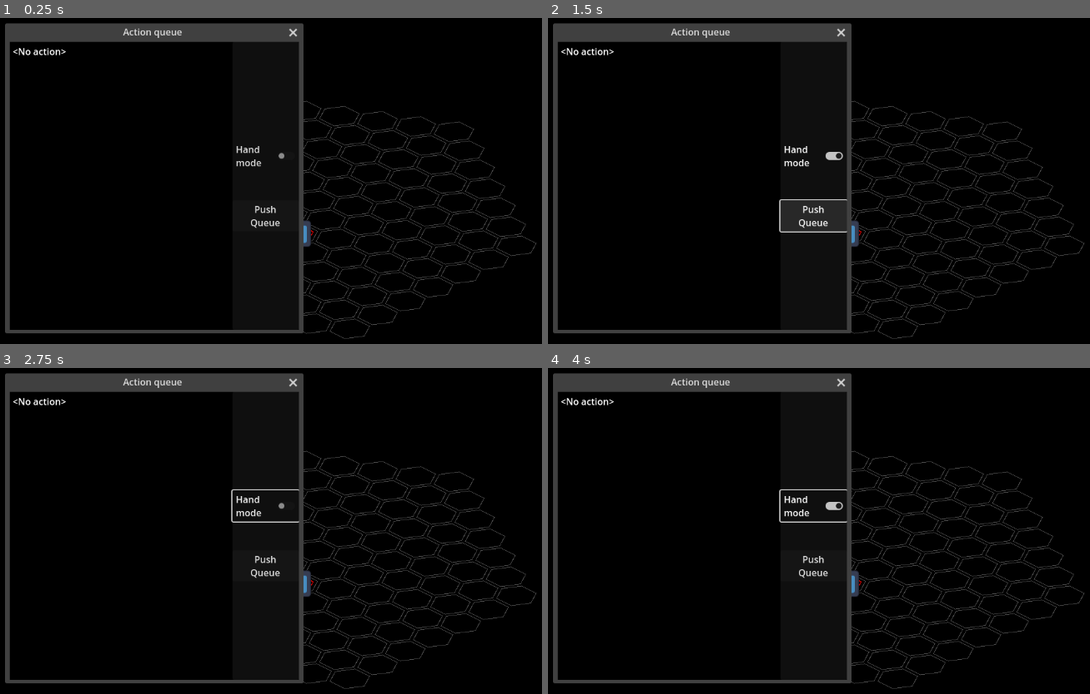
Above: before the commit, frames 1-4 (two rows, left to right).
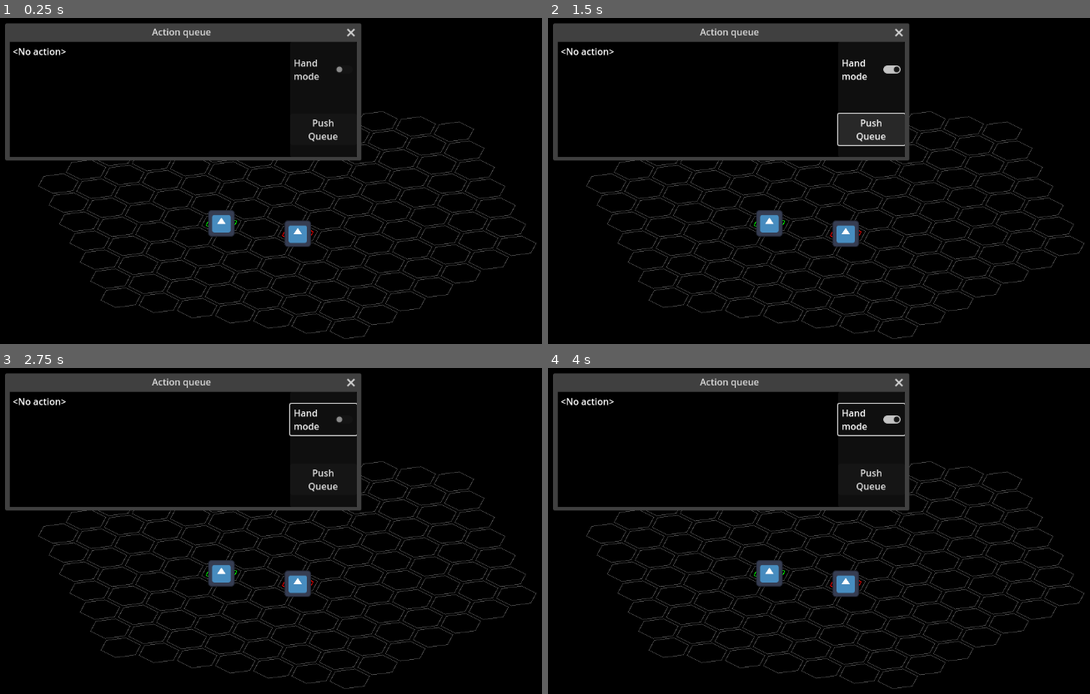
Above: after the commit, the same moments.

Repository: Boyquotes/SpaceStrategyGodotGame
Game: Godot game, scene res://test/main.tscn
Same seed, same stepped clock (60 frames per second), same inputs: the game is played once before the commit and once after it. The engine's default icon, where the game draws it, is replaced by a stand-in: a white triangle on a blue panel in a dark square.
Inputs:
- Up to frame 1 (0.25 s): no input
- Up to frame 2 (1.5 s): click "Hand mode" at 0.5 s; click "Push Queue" at 1.25 s
- Up to frame 3 (2.75 s): click "Hand mode" at 2 s
- Up to frame 4 (4 s): click "Push Queue" at 2.75 s; click "Hand mode" at 3.5 s

The runs differ from the first frame. In frame 1, 6.6% of the frame differs, in the area x 0-67%, y 1-97%; in frame 2, 8.4%; in frame 3, 6.9%; in frame 4, 7.0%.

Commit message:
Add validations to ability draw rule controlling in Inputs

Diff:
--- a/GlobalClasses/GeneralActions/EmptyAction.gd
+++ b/GlobalClasses/GeneralActions/EmptyAction.gd
@@ -1,6 +1,7 @@
 extends Action
 
 class_name EmptyAction
+
 
 func _on_start():
 	completed = true
--- a/test/main.tscn
+++ b/test/main.tscn
@@ -130,22 +130,22 @@
 		%AbilityDrawRuleController.set_rule_for_ability(ability)
 
 
-func _on_action_processor_next_action_picked():
-	print(\"Next action picked\")
-
-
-func _on_action_processor_current_completed():
-	print(\"Action completed\")
-
-
 func _on_abilities_ability_completed(ability):
-	print(\"Completed\")
+	print(\"Abiltiy completed\")
+
+	if not %AbilityDrawRuleController.has_active_rule():
+		return
+
 	%AbilityDrawRuleController.current_draw_rule.enabled = true
 	%AbilityDrawRuleController.update_current()
 
 
 func _on_abilities_ability_started(ability):
 	print(\"Started\")
+
+	if not %AbilityDrawRuleController.has_active_rule():
+		return
+
 	%AbilityDrawRuleController.current_draw_rule.enabled = false
 "
 
@@ -176,12 +176,10 @@
 		return
 
 	if current_draw_rule != null:
-		current_draw_rule.reparent(self)
+		clear_rule()
 
 	current_draw_rule = draw_rule
-
 	current_draw_rule.start()
-
 	current_draw_rule.reparent(%GameField)
 	current_draw_rule.owner = owner
 
@@ -198,8 +196,13 @@
 		return
 
 	current_draw_rule.reparent(self)
+
 	current_draw_rule.owner = owner
 	current_draw_rule = null
+
+
+func has_active_rule():
+	return current_draw_rule != null
 "
 
 [sub_resource type="GDScript" id="GDScript_tat8k"]
@@ -453,17 +456,15 @@
 [node name="ActionQueueControlPanel" type="Window" parent="."]
 title = "Action queue "
 position = Vector2i(50, 50)
-size = Vector2i(500, 500)
+size = Vector2i(600, 200)
 always_on_top = true
-min_size = Vector2i(500, 500)
+min_size = Vector2i(600, 200)
 script = SubResource("GDScript_jpt61")
 
 [node name="Base" parent="ActionQueueControlPanel" instance=ExtResource("3_rxyi1")]
 
 [connection signal="action_added" from="ActionProcessor" to="ActionQueueControlPanel" method="_on_action_processor_action_added"]
-[connection signal="current_completed" from="ActionProcessor" to="Inputs" method="_on_action_processor_current_completed"]
 [connection signal="current_completed" from="ActionProcessor" to="ActionQueueControlPanel" method="_on_action_processor_current_completed"]
-[connection signal="next_action_picked" from="ActionProcessor" to="Inputs" method="_on_action_processor_next_action_picked"]
 [connection signal="next_action_picked" from="ActionProcessor" to="ActionQueueControlPanel" method="_on_action_processor_next_action_picked"]
 [connection signal="ability_completed" from="Abilities" to="Inputs" method="_on_abilities_ability_completed"]
 [connection signal="ability_started" from="Abilities" to="Inputs" method="_on_abilities_ability_started"]
